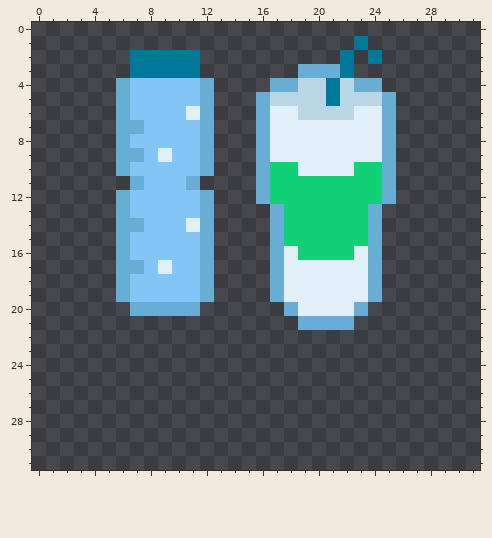
Two states of a pixel-art sprite, ManagementMayhem/Assets/Resources/Val's_Lovely_Art/Pickups/Items/Drinks.png. That is the earlier state.
The file is 32x32 pixels. The old version is drawn lined up with the new one.
After:
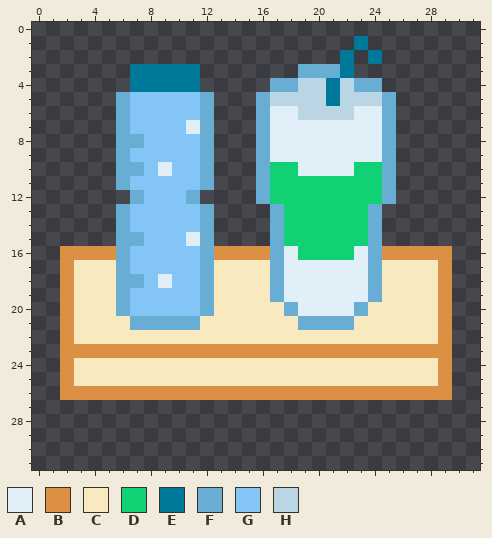
Palette (. is transparent): A #e1f0f8  B #db9043  C #f9e9bf  D #10d275  E #007899  F #68aed4  G #84c5f8  H #bad5e4
What changed:
whole drawing moved by +0,-5 (the old picture is shown already moved)
Changed rows in their new state; - is an unchanged pixel.
first column x 2:
 2 -----.....------------------
 4 ----.EEEEE.-----------------
 6 ---------G------------------
 7 -----G---A------------------
 8 -----F----------------------
 9 -----G-G--------------------
10 -----F-A--------------------
11 ----FG---GF-----------------
12 ----.F---F.-----------------
14 -----G---G------------------
15 -----F---A------------------
16 BBBB-------BBBB--------BBBBB
17 BCCC-G-G---CCCC--------CCCCB
18 BCCC-F-A---CCCC--------CCCCB
19 BCCC-------CCCC--------CCCCB
20 BCCCFGGGGGFCCCCC------CCCCCB
21 BCCCCFFFFFCCCCCCC----CCCCCCB
22 BCCCCCCCCCCCCCCCCCCCCCCCCCCB
23 BBBBBBBBBBBBBBBBBBBBBBBBBBBB
24 BCCCCCCCCCCCCCCCCCCCCCCCCCCB
25 BCCCCCCCCCCCCCCCCCCCCCCCCCCB
26 BBBBBBBBBBBBBBBBBBBBBBBBBBBB
Where, in picture pixels (left, top, right, bottom), the same in both pictures:
changed: (60, 50, 452, 400)
